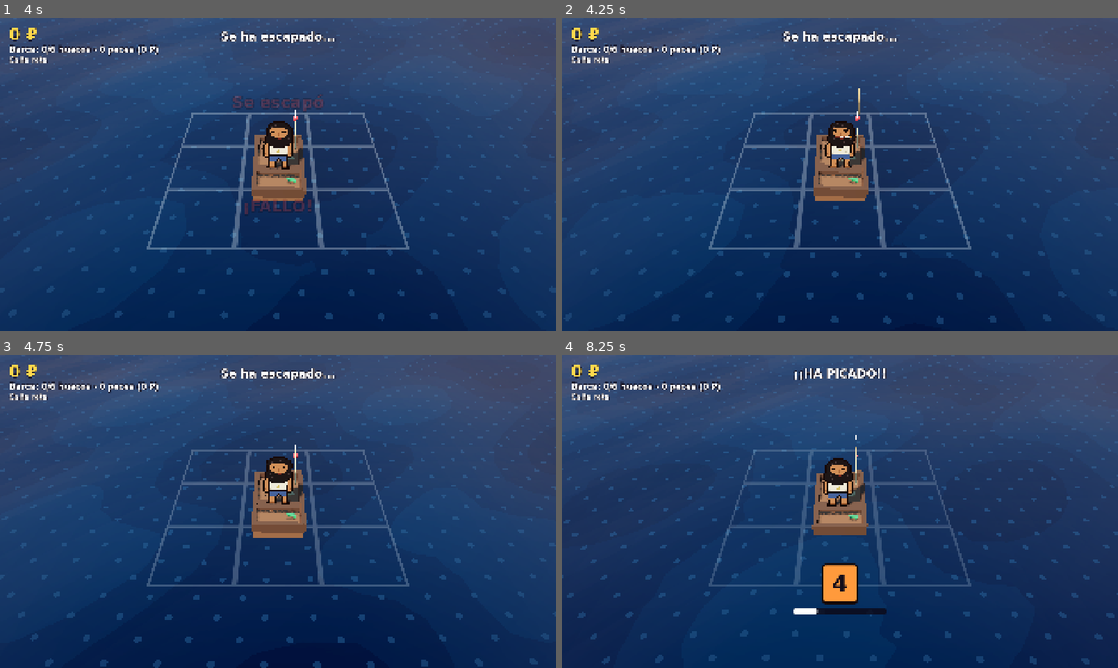
Above: before the commit, frames 1-4 (two rows, left to right).
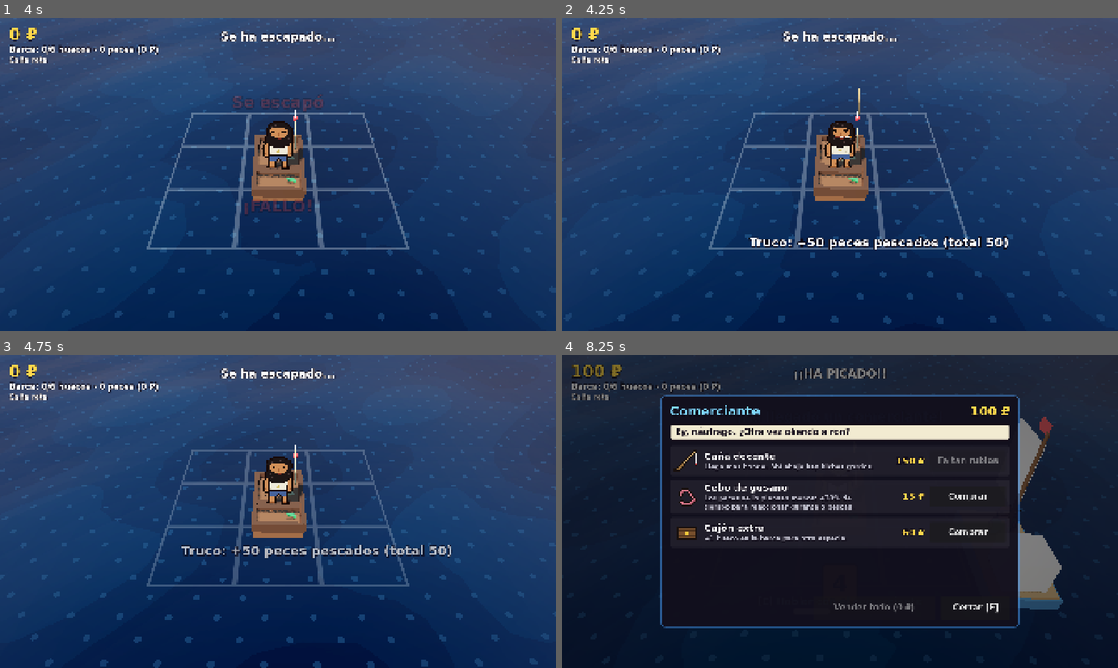
Above: after the commit, the same moments.

Repository: xNeku/FIshin
Game: Godot game, scene res://scenes/main.tscn
The game is run twice, just before and just after one commit, with the same random seed, the same clock (stepped at 60 frames per second) and the same inputs.
Inputs:
- Up to frame 1 (4 s): hold W (mover_arriba) 0.53-1.28 s; hold Q (cambiar_modo) 0.53-1.28 s; hold S (mover_abajo) 1.28-2.03 s; tap E (interactuar) at 1.35 s; hold W (mover_arriba) 2.03-3.53 s; tap D (mover_der) at 2.1 s; tap Q (cambiar_modo) at 2.85 s; hold A (mover_izq) from 3.53 s (still down); hold E (interactuar) from 3.53 s (still down)
- Up to frame 2 (4.25 s): keep holding A (mover_izq); keep holding E (interactuar); tap F2 (debug_peces, bound only after the commit) at 4.15 s
- Up to frame 3 (4.75 s): keep holding A (mover_izq); release E (interactuar) at 4.28 s; tap D (mover_der) at 4.35 s
- Up to frame 4 (8.25 s): tap F1 (debug_rublos, bound only after the commit) at 4.9 s; release A (mover_izq) at 5.03 s; hold S (mover_abajo) 5.03-5.78 s; hold Q (cambiar_modo) 5.03-5.78 s; hold W (mover_arriba) 5.78-8.03 s; tap E (interactuar) at 5.85 s; tap D (mover_der) at 6.6 s; tap Q (cambiar_modo) at 7.35 s; hold S (mover_abajo) from 8.03 s (still down); hold E (interactuar) from 8.03 s (still down)

Frame 1 is identical in both runs. In frame 2, 1.0% of the frame differs, in the area x 33-81%, y 69-74%; in frame 3, 1.0%; in frame 4, 99%, in the area x 0-100%, y 0-100%.

Commit message:
Trucos F1 (+100 ₽) y F2 (+50 peces); barca llena bloquea la pesca hasta vender; decisiones en GDD (sin offline, cebos, peces por día/estación)
Co-Authored-By: Claude Opus 5.5 <noreply@anthropic.com>
Claude-Session: https://claude.ai/code/session_019rcxv2gkMTX1eHoDeqRmkz

Diff:
--- a/project.godot
+++ b/project.godot
@@ -123,6 +123,16 @@
 , Object(InputEventJoypadButton,"resource_local_to_scene":false,"resource_name":"","device":-1,"button_index":6,"pressure":0.0,"pressed":false,"script":null)
 ]
 }
+debug_rublos={
+"deadzone": 0.2,
+"events": [Object(InputEventKey,"resource_local_to_scene":false,"resource_name":"","device":-1,"window_id":0,"alt_pressed":false,"shift_pressed":false,"ctrl_pressed":false,"meta_pressed":false,"pressed":false,"keycode":0,"physical_keycode":4194332,"key_label":0,"unicode":0,"location":0,"echo":false,"script":null)
+]
+}
+debug_peces={
+"deadzone": 0.2,
+"events": [Object(InputEventKey,"resource_local_to_scene":false,"resource_name":"","device":-1,"window_id":0,"alt_pressed":false,"shift_pressed":false,"ctrl_pressed":false,"meta_pressed":false,"pressed":false,"keycode":0,"physical_keycode":4194333,"key_label":0,"unicode":0,"location":0,"echo":false,"script":null)
+]
+}
 
 [rendering]
 
--- a/scenes/main.tscn
+++ b/scenes/main.tscn
@@ -17,6 +17,7 @@
 [ext_resource type="AudioStream" path="res://art/sfx/impacto.wav" id="22_sfx_impacto"]
 [ext_resource type="PackedScene" path="res://scenes/jugador/jugador.tscn" id="23_jugador"]
 [ext_resource type="PackedScene" path="res://scenes/ui/bestiario.tscn" id="24_bestiario"]
+[ext_resource type="Script" path="res://scripts/economia/trucos.gd" id="25_trucos"]
 [ext_resource type="Script" path="res://scripts/pesca/pesca.gd" id="4_pesca"]
 [ext_resource type="Script" path="res://scripts/pesca/camara_pesca.gd" id="5_camara"]
 [ext_resource type="Script" path="res://scripts/pesca/sonido_pesca.gd" id="6_sonido"]
@@ -225,3 +226,7 @@
 [node name="Tienda" parent="." instance=ExtResource("12_tienda")]
 
 [node name="Bestiario" parent="." instance=ExtResource("24_bestiario")]
+
+[node name="Trucos" type="Node" parent="." node_paths=PackedStringArray("hud")]
+script = ExtResource("25_trucos")
+hud = NodePath("../HUD")
--- a/scripts/economia/juego.gd
+++ b/scripts/economia/juego.gd
@@ -119,6 +119,11 @@
 		if not c.id in lista:
 			lista.append(c.id)
 	return lista
+
+
+## Todos los huecos ocupados: no se puede seguir pescando hasta vender.
+func barca_llena() -> bool:
+	return huecos_usados() >= huecos
 
 
 func huecos_usados() -> int:
--- /dev/null
+++ b/scripts/economia/trucos.gd
@@ -0,0 +1,25 @@
+extends Node
+## Atajos para probar: F1 suma rublos, F2 suma peces pescados. Solo en builds de depuración.
+
+@export var rublos_por_pulsacion: float = 100.0
+@export var peces_por_pulsacion: int = 50
+@export var hud: Node
+
+
+func _ready() -> void:
+	if not OS.is_debug_build():
+		set_process_unhandled_input(false)
+
+
+func _unhandled_input(event: InputEvent) -> void:
+	if event.is_action_pressed("debug_rublos"):
+		Juego.sumar_rublos(rublos_por_pulsacion)
+		_avisar("Truco: +" + Formato.dinero(rublos_por_pulsacion))
+	elif event.is_action_pressed("debug_peces"):
+		Juego.stats.peces_pescados += peces_por_pulsacion
+		_avisar("Truco: +%d peces pescados (total %d)" % [peces_por_pulsacion, Juego.stats.peces_pescados])
+
+
+func _avisar(texto: String) -> void:
+	if hud and hud.has_method("aviso_rapido"):
+		hud.aviso_rapido(texto)
--- a/scripts/mundo/barco_comerciante.gd
+++ b/scripts/mundo/barco_comerciante.gd
@@ -33,6 +33,9 @@
 
 
 func _process(delta: float) -> void:
+	if not presente:
+		_on_inventario()
+		return
 	_t += delta
 	rotation_degrees.z = sin(_t * 0.9 + 1.0) * balanceo_grados
 	position.y = _y_base + sin(_t * 1.2) * 0.05
--- a/scripts/pesca/pesca.gd
+++ b/scripts/pesca/pesca.gd
@@ -16,6 +16,8 @@
 signal pez_escapado(pez: PezData)
 ## Pez capturado pero sin hueco en la barca: se suelta.
 signal barca_llena(pez: PezData)
+## La barca está llena y no se pesca hasta vender (true) o ya hay sitio otra vez (false).
+signal bloqueo_barca_llena(llena: bool)
 
 enum Estado { INACTIVO, ESPERANDO, PASO, ENTRE_PASOS, RESULTADO }
 enum Tipo { SIMPLE, DOBLE, MACHACAR }
@@ -50,6 +52,7 @@
 var _pulsadas: Array[StringName] = []
 var _contador: float = 0.0
 var _bloqueo: float = 0.0
+var _llena: bool = false
 
 
 func _ready() -> void:
@@ -64,6 +67,12 @@
 			return
 	match estado:
 		Estado.ESPERANDO:
+			var llena: bool = Juego.barca_llena()
+			if llena != _llena:
+				_llena = llena
+				bloqueo_barca_llena.emit(llena)
+			if llena:
+				return
 			_contador -= delta
 			if _contador <= 0.0:
 				_picar()
--- a/scripts/ui/hud.gd
+++ b/scripts/ui/hud.gd
@@ -81,6 +81,7 @@
 		pesca.pez_capturado.connect(_on_capturado)
 		pesca.pez_escapado.connect(_on_escapado)
 		pesca.barca_llena.connect(_on_barca_llena)
+		pesca.bloqueo_barca_llena.connect(_on_bloqueo_barca_llena)
 		pesca.intensidad_cambiada.connect(func(i: float) -> void: _intensidad_objetivo = i)
 		_on_estado(pesca.estado)
 	if mundo:
@@ -238,6 +239,19 @@
 	_popup("Sin hueco: sueltas el %s" % pez.nombre, color_fallo, Vector2(0.5, 0.4), 1.1)
 
 
+func _on_bloqueo_barca_llena(llena: bool) -> void:
+	if llena:
+		estado.text = "¡Barca llena! Ve a vender"
+		_popup("¡Barca llena! Ve a vender", color_fallo, Vector2(0.5, 0.35), 1.2)
+	else:
+		estado.text = "Esperando que piquen..."
+
+
+## Texto rápido en pantalla (trucos, avisos).
+func aviso_rapido(texto: String) -> void:
+	_popup(texto, Color.WHITE, Vector2(0.5, 0.75), 0.8)
+
+
 func _on_vendido(total: float) -> void:
 	_popup_en("+" + Formato.dinero(total), color_perfecto, rublos.global_position + Vector2(rublos.size.x * 0.5, 80), 1.4)
 
Not shown, added: scripts/economia/trucos.gd.uid
Not shown, changed: docs/ESTADO.md
Not shown, changed: docs/GDD.md
